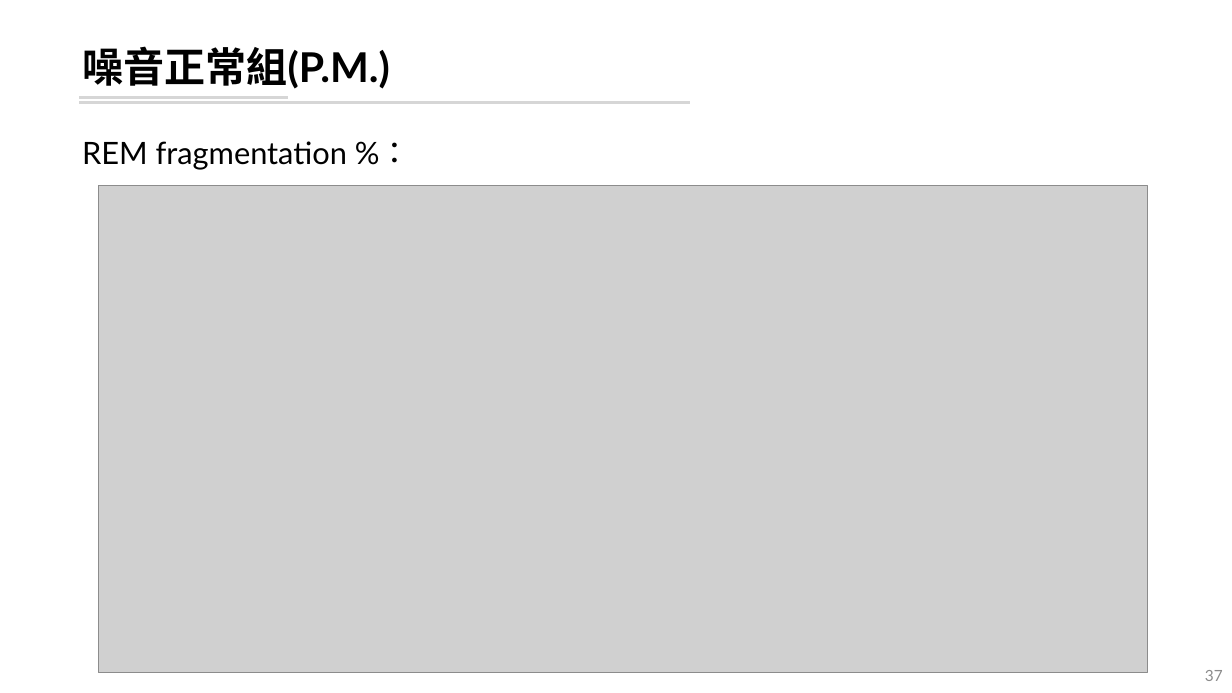
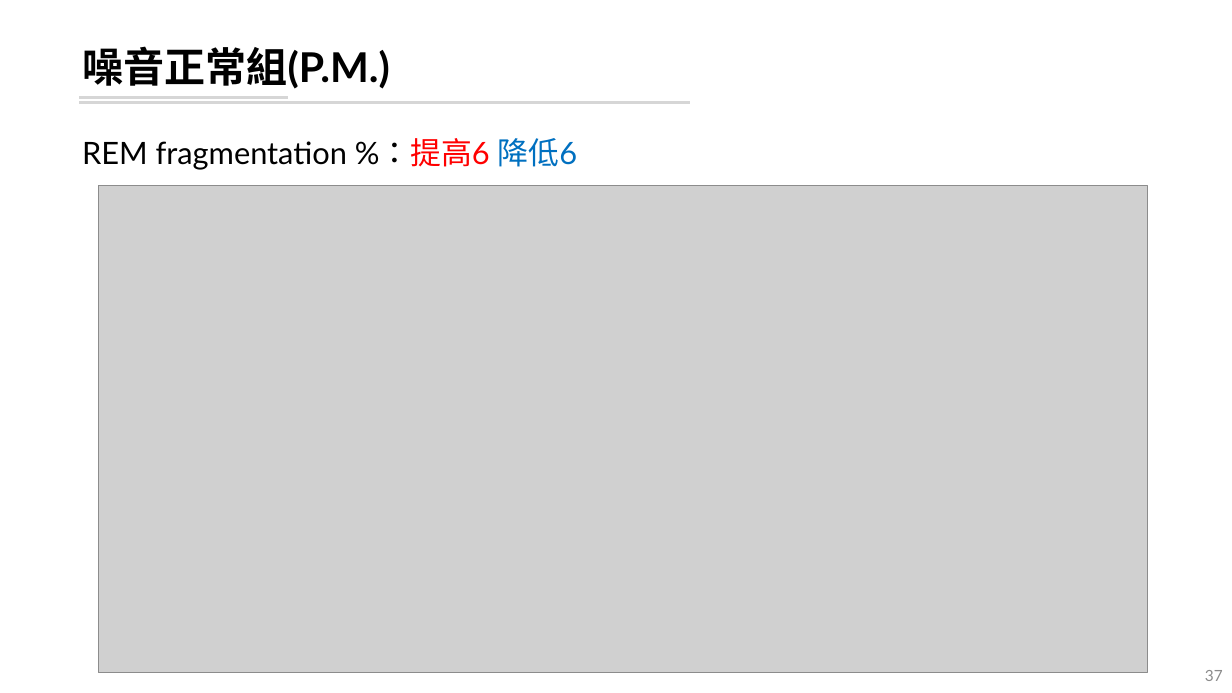
Before and after one commit to leooel97895750/REM_DataMining, a slide deck: slide 37 of 輪班工人暴露噪音下REM片斷化分析.pptx. Drawn at 1232x693 pixels with LibreOffice and Linux fonts; fonts in the diff are those of the drawing; grey boxes stand for pictures. Boxes give left, top, right and bottom in pixels: in the first picture for what was removed or moved away, otherwise in the second. Text is boxed around its words. In the diff, an @@ line names an element or a change of style, - is before the commit and + after.

```diff
--- a/輪班工人暴露噪音下REM片斷化分析.pptx
+++ b/輪班工人暴露噪音下REM片斷化分析.pptx
@@ text at [82, 138, 577, 170]: text changed @@
-REM fragmentation %：
+REM fragmentation %：提高6 降低6
```
Also in this commit, not shown: 19 other slides changed, 12 slides added, 8 other files.
